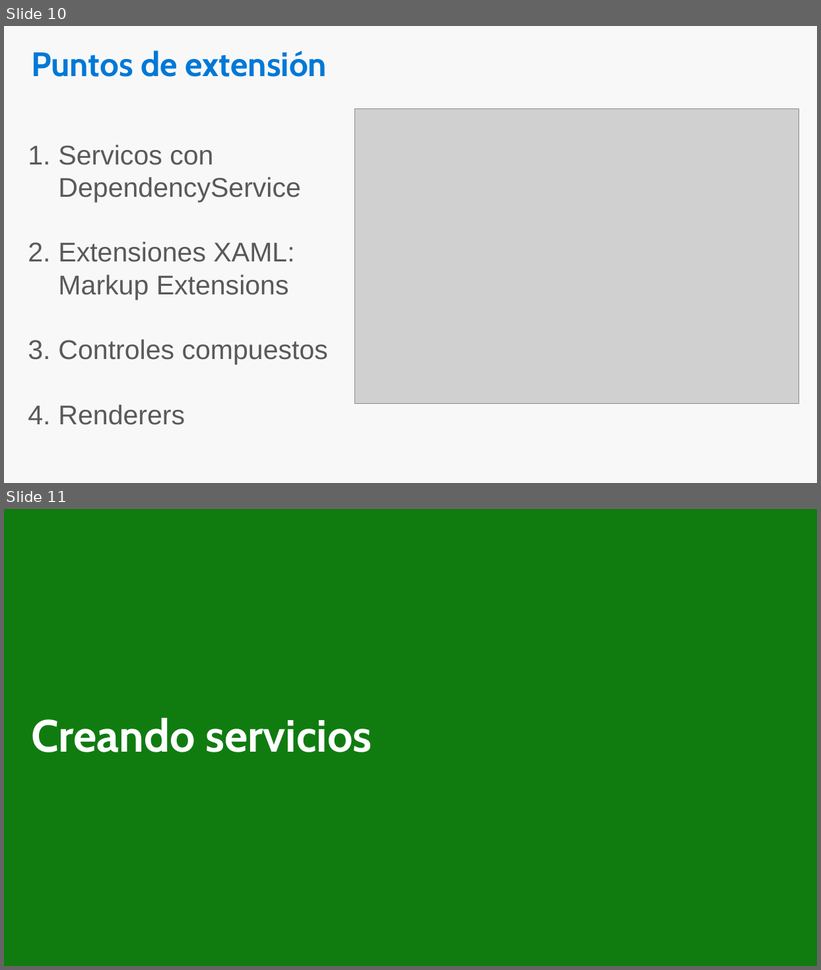
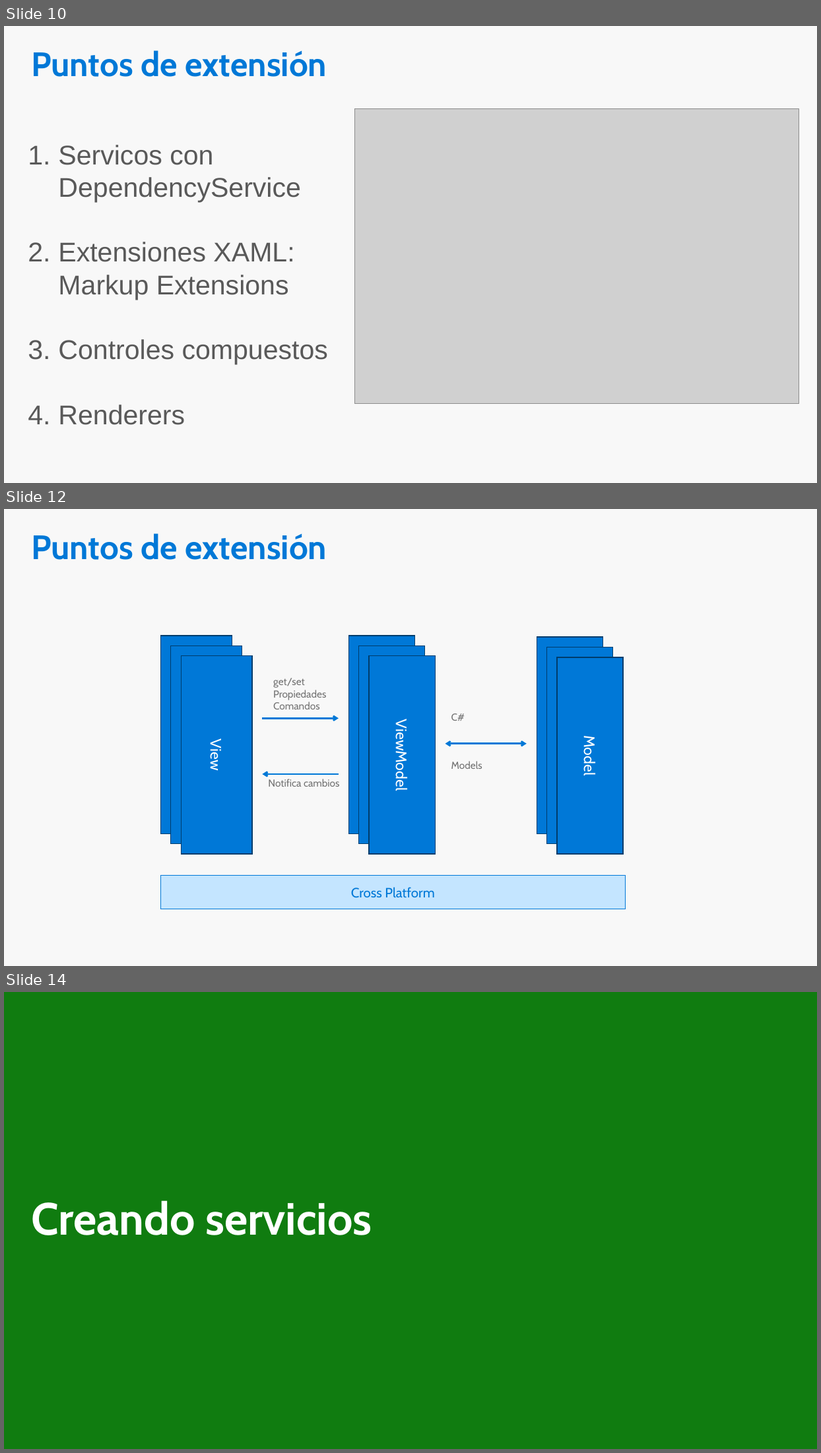
Before and after one commit to jsuarezruiz/Events, a slide deck: CrossDevelopment-Madrid/WinObjc iOS a Windows Y profundizando y extendiendo Xamarin.Forms/Extendiendo Xamarin.Forms.pptx. Shown one above the other, each under a label of ours: slides 10 and 11 before the commit, slides 10, 12 and 14 after it; the slides between them are not shown. The pictures are 821x970 and 821x1453 pixels, drawn with LibreOffice and Linux fonts; fonts in the diff are those of the drawing; grey boxes stand for pictures. Boxes give left, top, right and bottom in pixels: in the first picture for what was removed or moved away, otherwise in the second. Text is boxed around its words. In the diff, an @@ line names an element or a change of style, - is before the commit and + after.

```diff
--- a/CrossDevelopment-Madrid/WinObjc iOS a Windows Y profundizando y extendiendo Xamarin.Forms/Extendiendo Xamarin.Forms.pptx
+++ b/CrossDevelopment-Madrid/WinObjc iOS a Windows Y profundizando y extendiendo Xamarin.Forms/Extendiendo Xamarin.Forms.pptx
@@ slide 12 added at (4, 509, 817, 966), background #F8F8F8 @@
@@ title added at (31, 533, 327, 560), 40 pt, text #0078D7, bold @@
+Puntos de extensión
@@ rectangle added at (161, 636, 232, 834), fill #0078D7, outline #003C6C 1 pt @@
@@ rectangle added at (171, 646, 242, 844), fill #0078D7, outline #003C6C 1 pt, 18 pt, text #FFFFFF @@
+View
@@ rectangle added at (349, 636, 415, 834), fill #0078D7, outline #003C6C 1 pt @@
@@ rectangle added at (359, 646, 425, 844), fill #0078D7, outline #003C6C 1 pt, 18 pt, text #FFFFFF @@
+ViewModel
@@ rectangle added at (537, 637, 603, 834), fill #0078D7, outline #003C6C 1 pt @@
@@ rectangle added at (181, 656, 252, 854), fill #0078D7, outline #003C6C 1 pt, 18 pt, text #FFFFFF @@
+View
@@ rectangle added at (370, 656, 435, 854), fill #0078D7, outline #003C6C 1 pt, 18 pt, text #FFFFFF @@
+ViewModel
@@ rectangle added at (547, 648, 613, 844), fill #0078D7, outline #003C6C 1 pt, 18 pt, text #FFFFFF @@
+Model
@@ rectangle added at (557, 657, 623, 854), fill #0078D7, outline #003C6C 1 pt, 18 pt, text #FFFFFF @@
+Model
@@ text added at (273, 678, 326, 710), 12 pt, text #737373 @@
+get/set Propiedades
+Comandos
@@ arrow added from (263, 718) to (339, 718), #0078D7 2 pt @@
@@ text added at (451, 714, 482, 769), 12 pt, text #737373 @@
+C#
+Models
@@ double arrow added from (446, 744) to (527, 744), #0078D7 2 pt @@
@@ arrow added from (339, 774) to (263, 774), #0078D7 2 pt @@
@@ text added at (268, 779, 340, 787), 12 pt, text #737373 @@
+Notifica cambios
@@ rectangle added at (161, 876, 626, 910), fill #C4E5FF, outline #0078D7 1 pt, 16 pt, text #0078D7 @@
+Cross Platform
@@ what was slide 11 is now slide 14 @@
```
Also in this commit, not shown: 6 other slides added.
